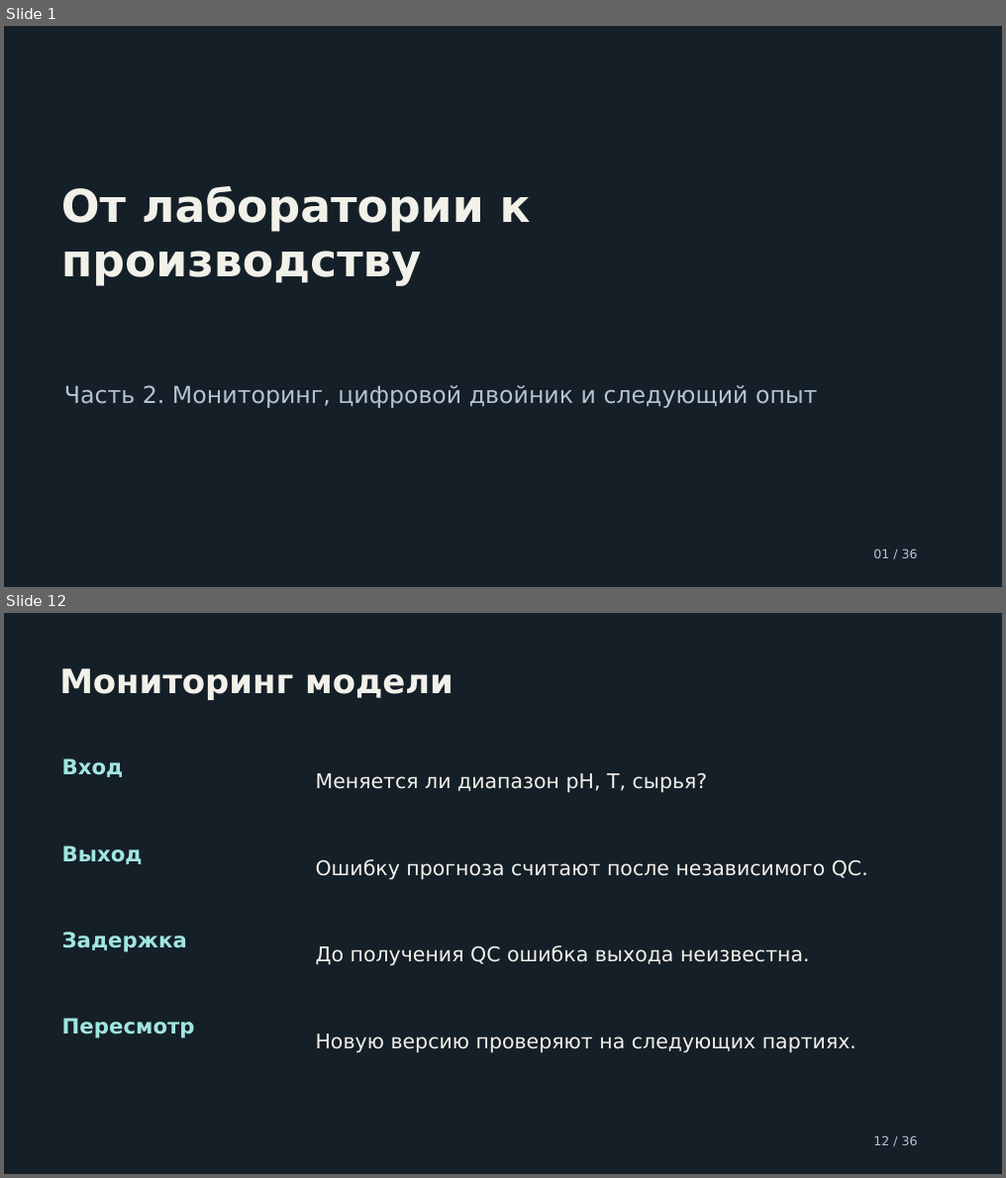
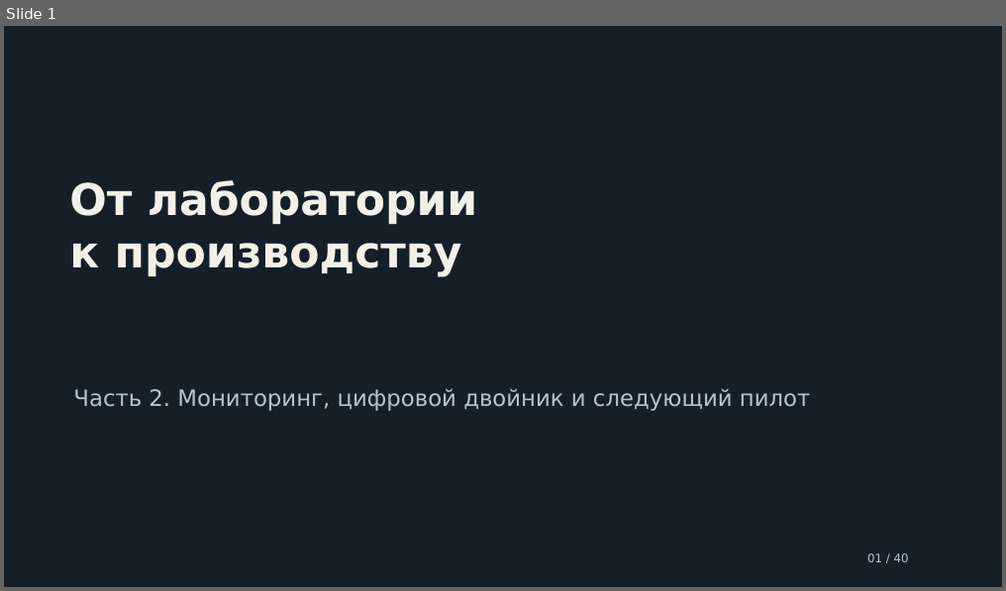
Before and after one commit to ashrpv/computer_science_in_nanoscience, a slide deck: slides/14_from_lab_to_production_monitoring_and_twin.pptx. Shown one above the other, each under a label of ours: slides 1 and 12 before the commit, slide 1 after it; the slides between them are not shown. The pictures are 1006x1178 and 1006x591 pixels, drawn with LibreOffice and Linux fonts; fonts in the diff are those of the drawing. Boxes give left, top, right and bottom in pixels: in the first picture for what was removed or moved away, otherwise in the second. Text is boxed around its words. In the diff, an @@ line names an element or a change of style, - is before the commit and + after.

```diff
--- a/slides/14_from_lab_to_production_monitoring_and_twin.pptx
+++ b/slides/14_from_lab_to_production_monitoring_and_twin.pptx
@@ slide 12 removed at box(4, 613, 1002, 1174), background #151F28 @@
@@ text removed at box(59, 668, 453, 700) @@
-Мониторинг модели
@@ text removed at box(62, 759, 124, 777) @@
-Вход
@@ text removed at box(316, 773, 708, 793) @@
-Меняется ли диапазон pH, T, сырья?
@@ text removed at box(62, 846, 143, 864) @@
-Выход
@@ text removed at box(316, 860, 868, 880) @@
-Ошибку прогноза считают после независимого QC.
@@ text removed at box(62, 932, 187, 953) @@
-Задержка
@@ text removed at box(316, 946, 810, 966) @@
-До получения QC ошибка выхода неизвестна.
@@ text removed at box(62, 1018, 195, 1039) @@
-Пересмотр
@@ text removed at box(316, 1034, 856, 1054) @@
-Новую версию проверяют на следующих партиях.
@@ text removed at box(873, 1136, 918, 1146) @@
-12 / 36
@@ slide 1 changed as well @@
@@ text at box(69, 180, 478, 276): text changed; size 43.5 to 42 pt @@
-От лаборатории к производству
+От лаборатории
+к производству
@@ text at box(73, 388, 810, 411): text changed; size 22.5 to 21.8 pt @@
-Часть 2. Мониторинг, цифровой двойник и следующий опыт
+Часть 2. Мониторинг, цифровой двойник и следующий пилот
@@ vertical alignment middle to top in 3 elements at box(69, 180, 478, 276), box(73, 388, 810, 411), box(867, 554, 909, 563) @@
@@ text at box(867, 554, 909, 563): text changed; size 12 to 11.2 pt @@
-01 / 36
+01 / 40
```
Also in this commit, not shown: 39 slides added, 34 other slides removed, 8 other files.
